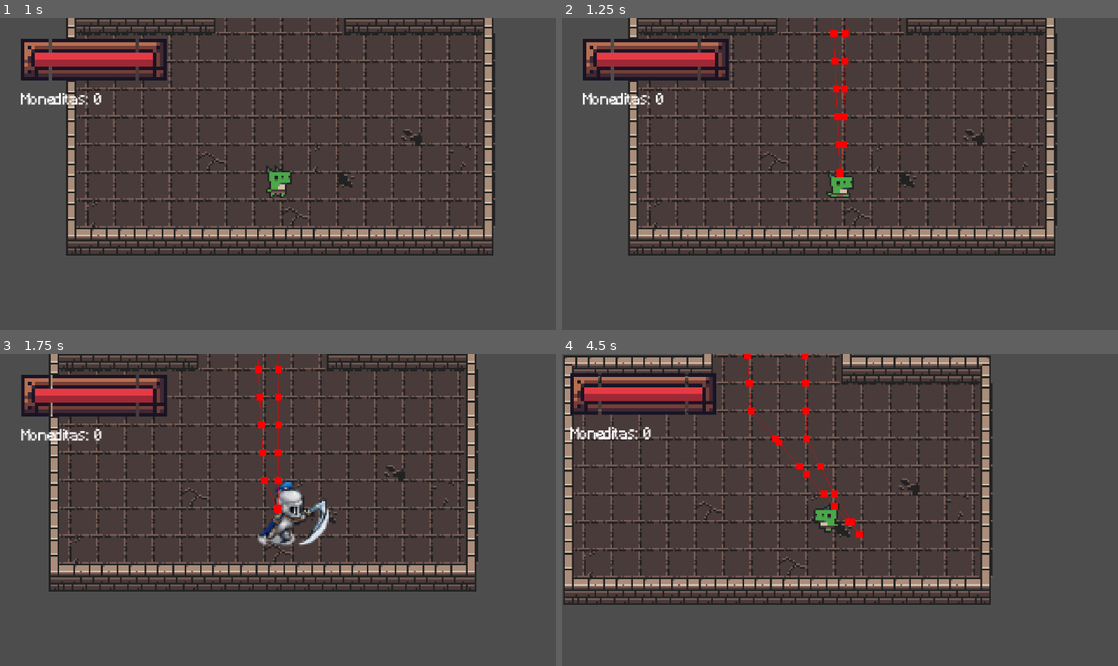
Above: before the commit, frames 1-4 (two rows, left to right).
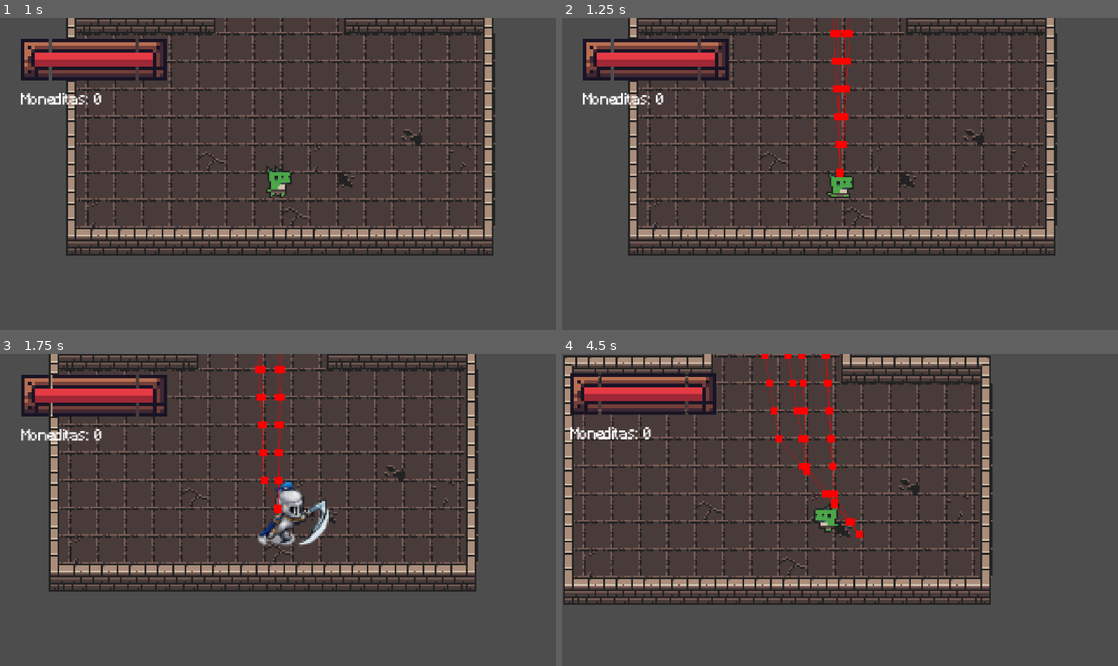
Above: after the commit, the same moments.

Repository: yoltzinbur/prueba-roguelike
Game: Godot game, scene res://Utilities/MainMenu/MainMenu.tscn
Two runs of this game, one before a commit and one after it. Both use one fixed random seed, a clock stepped at 60 frames per second and the inputs below.
Inputs (mouse positions are in pixels of both pictures, inside the frame that each line leads up to):
- Up to frame 1 (1 s): click "START" at 0.5 s
- Up to frame 2 (1.25 s): no input
- Up to frame 3 (1.75 s): tap Enter (enter) at 1.25 s; move the mouse to (400, 494) at 1.27 s; hold D (right) from 1.28 s (still down); click (400, 494) at 1.35 s
- Up to frame 4 (4.5 s): move the mouse to (728, 525) at 2.02 s; release D (right) at 2.03 s; hold S (down) 2.03-2.78 s; tap Enter (enter) at 2.1, 4.35 s; move the mouse to (895, 441) at 2.77 s; hold D (right) 2.78-3.53 s; tap R (heal) at 2.85 s; move the mouse to (812, 572) at 3.52 s; hold W (up) 3.53-4.28 s; click (812, 572) at 3.6 s; move the mouse to (1006, 556) at 4.27 s; hold A (left) from 4.28 s (still down)

Frame 1 is identical in both runs. In frame 2, 0.2% of the frame differs, in the area x 49-53%, y 0-47%; in frame 3, 0.2%; in frame 4, 1.0%, in the area x 32-53%, y 0-57%.

Commit message:
Generación aleatoria pero considerando cantidad por grupos de enemigos

Diff:
--- a/Entities/Scripts/Others/enemy_spawner.gd
+++ b/Entities/Scripts/Others/enemy_spawner.gd
@@ -2,21 +2,25 @@
 
 var floor_layer: TileMapLayer
 
-@export var enemy_scenes: Array[PackedScene]
+@export var spawn_categories: Array[SpawnCategory]
 @export var max_enemies: int = 5
 @export var node_floor_layer: Node2D
 @export var player: Node2D
-@export var min_player_distance: float = 100.0
+@export var min_player_distance: float = 150.0
 
 func _ready() -> void:
 	floor_layer = node_floor_layer.get_node_or_null("navigation_floor")
 
 	randomize()
-	call_deferred("spawn_enemies")
+	call_deferred("spawn_all_categories")
 
-func spawn_enemies() -> void:
-	if enemy_scenes.is_empty() or not floor_layer:
-		push_error("Error: No hay enemigos a generar o no hya mapita")
+func spawn_all_categories() -> void:
+	if not floor_layer:
+		push_error("Error: No hay mapita")
+		return
+
+	if spawn_categories.is_empty():
+		push_error("Error: No hay categorías configuradas")
 		return
 
 	NavigationServer2D.map_force_update(get_world_2d().get_navigation_map())
@@ -25,24 +29,28 @@
 	if valid_cells.is_empty():
 		return
 
-	var spawned_count = 0
-	var attempts = 0
-	var max_attempts = max_enemies * 5
-
-	while spawned_count < max_enemies and attempts < max_attempts:
-		attempts += 1
-
-		var random_cell = valid_cells.pick_random()
-		var local_pos = floor_layer.map_to_local(random_cell)
-		var spawn_pos = floor_layer.to_global(local_pos)
-
-		if player and spawn_pos.distance_to(player.global_position) < min_player_distance:
+	for category in spawn_categories:
+		if category.scenes.is_empty() or category.quantity <= 0:
 			continue
 
-		var enemy_scene = enemy_scenes.pick_random()
-		var enemy_instance = enemy_scene.instantiate()
+		var spawned_in_category = 0
+		var attempts = 0
+		var max_attempts = category.quantity * 5
 
-		enemy_instance.global_position = spawn_pos
+		while spawned_in_category < category.quantity and attempts < max_attempts:
+			attempts += 1
 
-		add_child(enemy_instance)
-		spawned_count += 1
+			var random_cell = valid_cells.pick_random()
+			var local_pos = floor_layer.map_to_local(random_cell)
+			var spawn_pos = floor_layer.to_global(local_pos)
+
+			if player and	 spawn_pos.distance_to(player.global_position) < min_player_distance:
+				continue
+
+			var enemy_scene = category.scenes.pick_random()
+			var enemy_instance = enemy_scene.instantiate()
+
+			enemy_instance.global_position = spawn_pos
+			add_child(enemy_instance)
+
+			spawned_in_category += 1
--- /dev/null
+++ b/Entities/Scripts/Others/spawn_category.gd
@@ -0,0 +1,6 @@
+class_name SpawnCategory
+extends Resource
+
+@export var name: String = "New Category"
+@export var quantity: int = 3
+@export var scenes: Array[PackedScene]
--- a/Utilities/Main/Main.tscn
+++ b/Utilities/Main/Main.tscn
@@ -4,11 +4,25 @@
 [ext_resource type="PackedScene" uid="uid://dnug6omvsodpm" path="res://Entities/Player/Player.tscn" id="2_iqhkp"]
 [ext_resource type="Script" uid="uid://b0dk75r1emvfb" path="res://Entities/Scripts/Others/enemy_spawner.gd" id="3_1hnq0"]
 [ext_resource type="PackedScene" uid="uid://dcqv5i8h7jf77" path="res://Entities/Enemies/Chort/Chort.tscn" id="3_iqhkp"]
+[ext_resource type="Script" uid="uid://c21nal448snfe" path="res://Entities/Scripts/Others/spawn_category.gd" id="4_bnjes"]
 [ext_resource type="PackedScene" uid="uid://cw68qufp67ifn" path="res://Utilities/Tutorial/tutorialUI.tscn" id="5_3dw71"]
 [ext_resource type="PackedScene" uid="uid://n82eoufcpx44" path="res://Entities/Chest/Chest.tscn" id="5_e0a8v"]
 [ext_resource type="AudioStream" uid="uid://cd8m66jogfoll" path="res://Assets/Audio/syncraftianofficial-syncraftian-dungeon-355360.mp3" id="5_j2w0w"]
 [ext_resource type="PackedScene" uid="uid://dgb250m1o7qj0" path="res://Utilities/PauseMenu/pause_menu.tscn" id="6_065o1"]
 [ext_resource type="PackedScene" uid="uid://dxsdn1h8tjr60" path="res://Entities/Enemies/Goblin/Goblin.tscn" id="8_065o1"]
+
+[sub_resource type="Resource" id="Resource_e7w74"]
+script = ExtResource("4_bnjes")
+name = "Pequeñitos"
+quantity = 5
+scenes = Array[PackedScene]([ExtResource("8_065o1")])
+metadata/_custom_type_script = "uid://c21nal448snfe"
+
+[sub_resource type="Resource" id="Resource_pvo2f"]
+script = ExtResource("4_bnjes")
+name = "Mediano"
+scenes = Array[PackedScene]([ExtResource("3_iqhkp")])
+metadata/_custom_type_script = "uid://c21nal448snfe"
 
 [node name="Main" type="Node2D" unique_id=1509926915]
 
@@ -19,7 +33,7 @@
 
 [node name="Enemies" type="Node2D" parent="." unique_id=1798617882 node_paths=PackedStringArray("node_floor_layer", "player")]
 script = ExtResource("3_1hnq0")
-enemy_scenes = Array[PackedScene]([ExtResource("3_iqhkp"), ExtResource("8_065o1")])
+spawn_categories = Array[ExtResource("4_bnjes")]([SubResource("Resource_e7w74"), SubResource("Resource_pvo2f")])
 max_enemies = 8
 node_floor_layer = NodePath("../TilemapLeyers")
 player = NodePath("../Player")
Not shown, added: Entities/Scripts/Others/spawn_category.gd.uid
